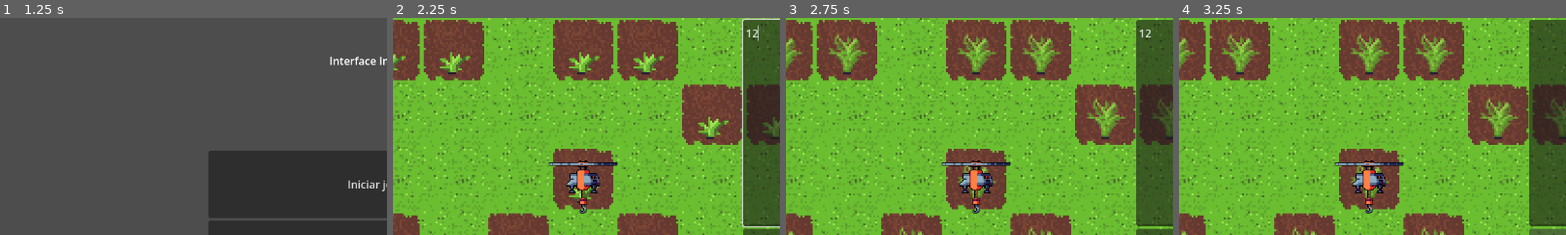
Above: before the commit, frames 1-4 (left to right).
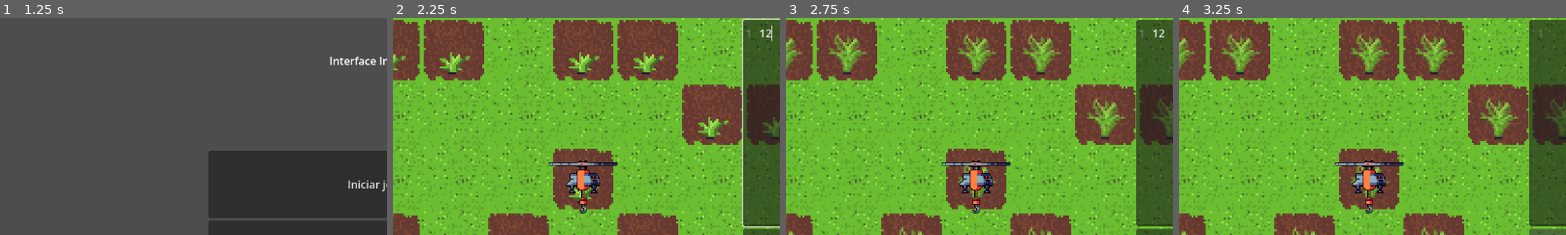
Above: after the commit, the same moments.

Repository: GameLab-UERJ/Monitoria-Estruturas-Algoritmos
Game: Godot game, scene res://scenes/control.tscn
Two runs of this game, one before a commit and one after it. Both use one fixed random seed, a clock stepped at 60 frames per second and the inputs below.
Inputs (mouse positions are % of the whole screen's width and height, from its top left):
- Up to frame 1 (1.25 s): click (53, 70) at 0.52 s; type "12" at 0.6 s; click (53, 86) at 0.75 s; type "12" at 0.83 s
- Up to frame 2 (2.25 s): click "Iniciar jogo" at 1.25 s; click (62, 24) at 2.02 s; type "12" at 2.1 s
- Up to frame 3 (2.75 s): click (88, 27) at 2.25 s; type "Alex" at 2.33 s
- Up to frame 4 (3.25 s): click "Executar" at 2.75 s
The pictures show only the part of the screen within x 5-55%, y 0-50%; the shares and areas given below are measured in that part.

Frame 1 is identical in both runs. In frame 2, 0.1% of the frame differs, in the area x 91-98%, y 3-11%; in frame 3, 0.1%; in frame 4, less than 0.1%.

Commit message:
Troquei o textedit para a entrada de comando por um code edit dando mais possibilidades de implementações futuras como indentação, autocomplet e syntax highliter

Diff:
--- a/scenes/cena_inicial_do_jogo.tscn
+++ b/scenes/cena_inicial_do_jogo.tscn
@@ -50,9 +50,10 @@
 layout_mode = 2
 size_flags_horizontal = 3
 
-[node name="EntradaComandos" type="TextEdit" parent="CanvasLayer/PromptdeComando/HBoxContainer/VBoxContainer" unique_id=1254594417]
+[node name="EntradaComandos" type="CodeEdit" parent="CanvasLayer/PromptdeComando/HBoxContainer/VBoxContainer" unique_id=993116805]
 layout_mode = 2
 size_flags_vertical = 3
+gutters_draw_line_numbers = true
 
 [node name="Button" type="Button" parent="CanvasLayer/PromptdeComando/HBoxContainer/VBoxContainer" unique_id=2137265797]
 layout_mode = 2
